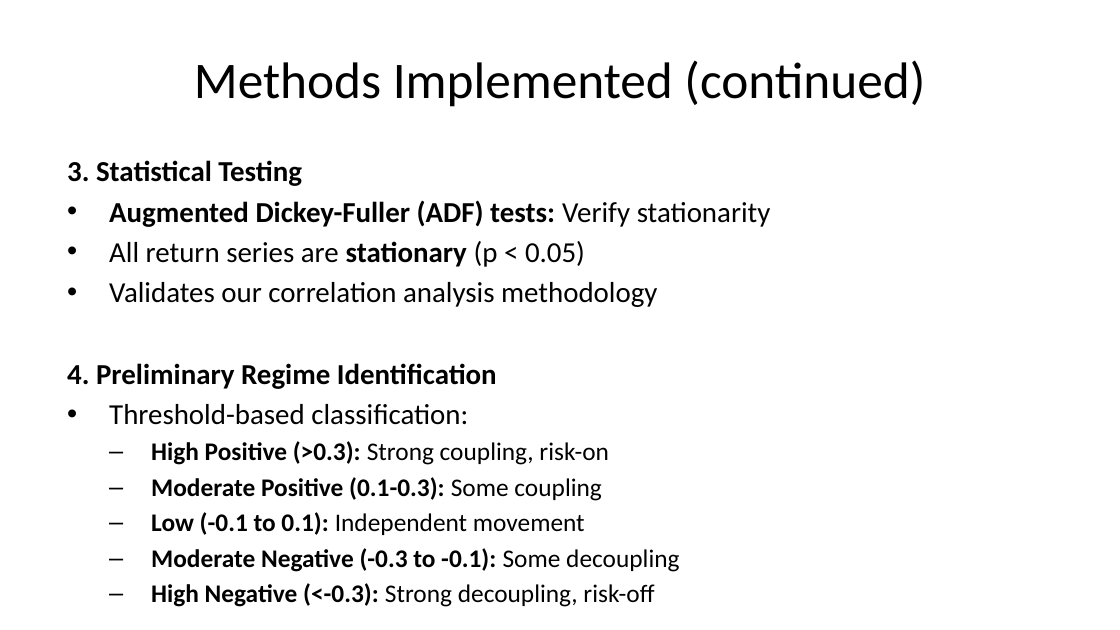
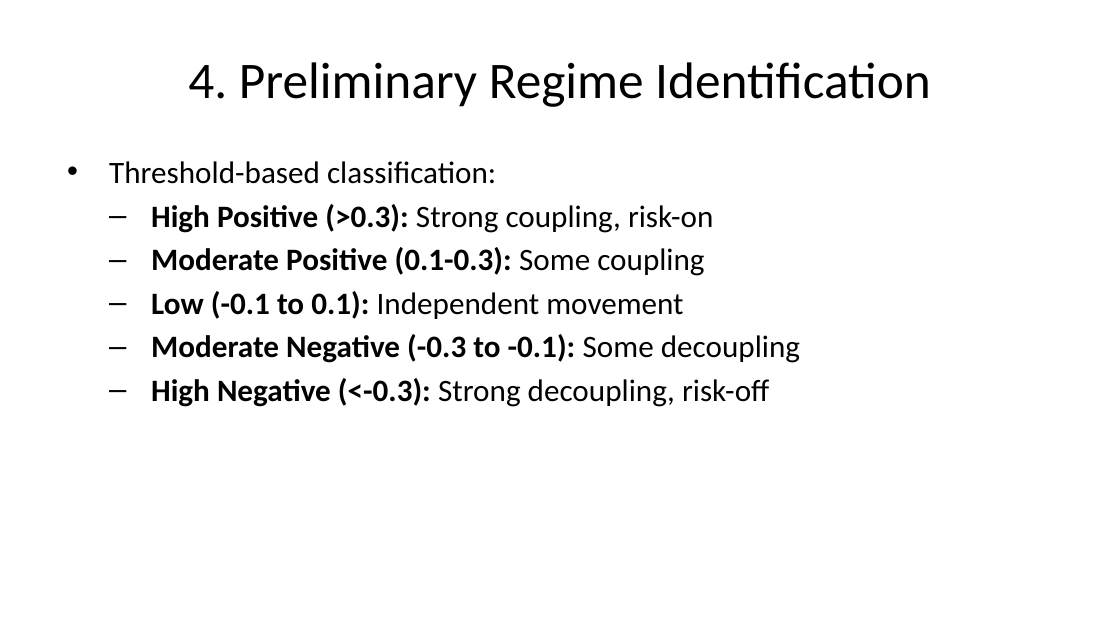
Before and after one commit to SakethKanchi/Cryptocurrency_Commodity_Correlation, a slide deck: slide 27 of presentation.pptx (slide 20 before the commit). Drawn at 1120x630 pixels with LibreOffice and Linux fonts; fonts in the diff are those of the drawing. Boxes give left, top, right and bottom in pixels: in the first picture for what was removed or moved away, otherwise in the second. Text is boxed around its words. In the diff, an @@ line names an element or a change of style, - is before the commit and + after.

```diff
--- a/presentation.pptx
+++ b/presentation.pptx
@@ title at <box>188,62,931,107</box>: text changed @@
-Methods Implemented (continued)
+4. Preliminary Regime Identification
@@ text "Threshold-based classification:" at <box>109,161,800,407</box>: size 18.6 to 20 pt in "Threshold-based classification:"; size 16.3 to 20 pt in "High Positive (>0.3): Strong coupling, risk-on", "Moderate Positive (0.1-0.3): Some coupling", "Low (-0.1 to 0.1): Independent movement", "Moderate Negative (-0.3 to -0.1): Some decoupling" and 1 more places @@
@@ text at <box>67,160,771,389</box>: paragraphs removed @@
-3. Statistical Testing
-• Augmented Dickey-Fuller (ADF) tests: Verify stationarity
-• All return series are stationary (p < 0.05)
-• Validates our correlation analysis methodology
-4. Preliminary Regime Identification
```
Also in this commit, not shown: 25 other slides changed, 13 slides added, 20 other files.
